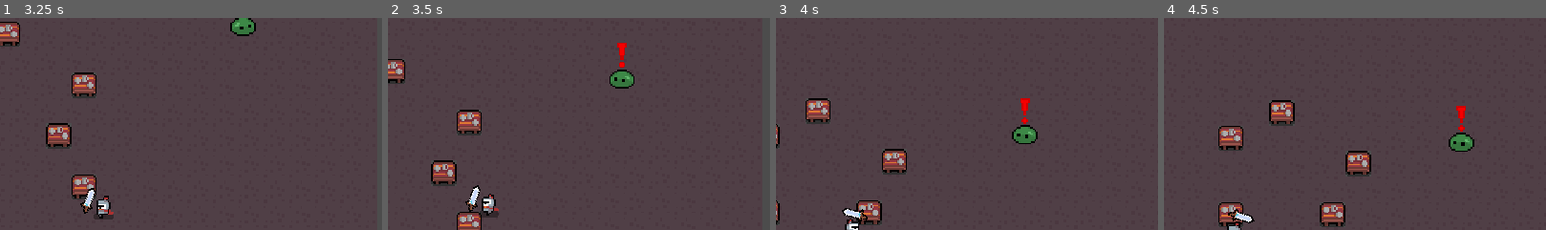
Above: before the commit, frames 1-4 (left to right).
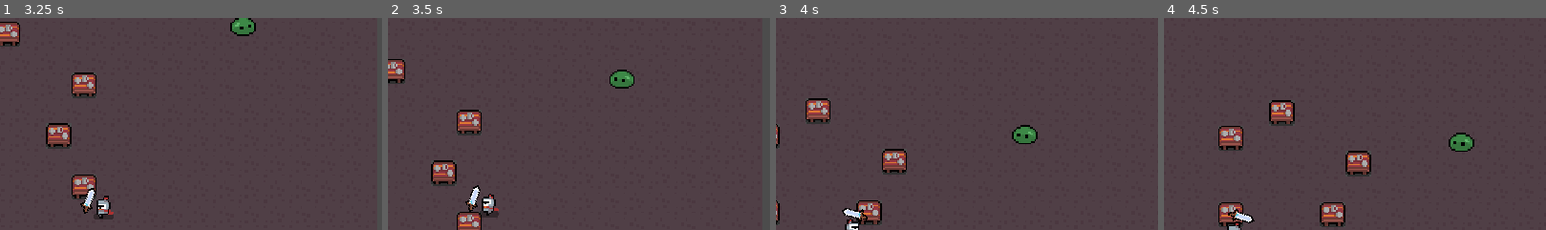
Above: after the commit, the same moments.

Repository: sinanjurequiem/betterblooket
Game: Godot game, scene res://testmain.tscn
The game is run twice, just before and just after one commit, with the same random seed, the same clock (stepped at 60 frames per second) and the same inputs.
Inputs (mouse positions are % of the whole screen's width and height, from its top left):
- Up to frame 1 (3.25 s): tap Enter at 0.5 s; move the mouse to (72, 46) at 0.52 s; hold Right (ui_right) 0.53-1.28 s; move the mouse to (30, 56) at 1.27 s; hold Down (ui_down) 1.28-2.03 s; move the mouse to (60, 28) at 2.02 s; hold Right (ui_right) 2.03-2.78 s; move the mouse to (45, 71) at 2.77 s; hold Up (ui_up) from 2.78 s (still down)
- Up to frame 2 (3.5 s): keep holding Up (ui_up)
- Up to frame 3 (4 s): move the mouse to (80, 66) at 3.52 s; release Up (ui_up) at 3.53 s; hold Left (ui_left) from 3.53 s (still down)
- Up to frame 4 (4.5 s): keep holding Left (ui_left); move the mouse to (20, 35) at 4.27 s
The pictures show only the part of the screen within x 37-87%, y 0-50%; the shares and areas given below are measured in that part.

Frame 1 is identical in both runs. In frame 2, 0.2% of the frame differs, in the area x 60-63%, y 11-24%; in frame 3, 0.2%, in the area x 64-67%, y 37-50%; in frame 4, 0.2%.

Commit message:
base for converting code to c#

Diff:
--- a/Characters/Enemies/Enemy.gd
+++ b/Characters/Enemies/Enemy.gd
@@ -27,4 +27,4 @@
 			animated_sprite.flip_h = true
 
 func _on_PathTimer_timeout() -> void:
-	path = navigation.get_simple_path(global_position, player.position)
+	path = navigation.get_simple_path(global_position, player.position) #deprecated soon
--- a/Characters/Enemies/Enemy.tscn
+++ b/Characters/Enemies/Enemy.tscn
@@ -34,6 +34,18 @@
 resource_name = "idle"
 length = 0.5
 loop = true
+tracks/0/type = "value"
+tracks/0/path = NodePath("AlertIcon:visible")
+tracks/0/interp = 1
+tracks/0/loop_wrap = true
+tracks/0/imported = false
+tracks/0/enabled = true
+tracks/0/keys = {
+"times": PoolRealArray( 0 ),
+"transitions": PoolRealArray( 1 ),
+"update": 1,
+"values": [ false ]
+}
 
 [node name="Enemy" instance=ExtResource( 1 )]
 collision_layer = 4
--- a/Characters/Enemies/Slimes/Base Slime/BaseSlime.tscn
+++ b/Characters/Enemies/Slimes/Base Slime/BaseSlime.tscn
@@ -74,6 +74,7 @@
 [sub_resource type="Animation" id=17]
 resource_name = "alert"
 length = 0.25
+step = 0.05
 tracks/0/type = "value"
 tracks/0/path = NodePath("AlertIcon:visible")
 tracks/0/interp = 1
@@ -81,10 +82,10 @@
 tracks/0/imported = false
 tracks/0/enabled = true
 tracks/0/keys = {
-"times": PoolRealArray( 0, 0.2 ),
-"transitions": PoolRealArray( 1, 1 ),
+"times": PoolRealArray( 0, 0.2, 0.25 ),
+"transitions": PoolRealArray( 1, 1, 1 ),
 "update": 1,
-"values": [ true, false ]
+"values": [ true, false, false ]
 }
 
 [sub_resource type="Animation" id=15]
@@ -102,6 +103,18 @@
 "transitions": PoolRealArray( 1, 1, 1, 1, 1, 1 ),
 "update": 1,
 "values": [ 0, 1, 2, 3, 4, 5 ]
+}
+tracks/1/type = "value"
+tracks/1/path = NodePath("AlertIcon:visible")
+tracks/1/interp = 1
+tracks/1/loop_wrap = true
+tracks/1/imported = false
+tracks/1/enabled = true
+tracks/1/keys = {
+"times": PoolRealArray( 0 ),
+"transitions": PoolRealArray( 1 ),
+"update": 1,
+"values": [ false ]
 }
 
 [sub_resource type="CircleShape2D" id=16]
@@ -133,6 +146,7 @@
 shape = SubResource( 16 )
 
 [node name="AlertIcon" type="Sprite" parent="." index="6"]
+visible = false
 position = Vector2( 0, -14 )
 texture = ExtResource( 5 )
 
--- a/Characters/Enemies/Slimes/SlimeSM.gd
+++ b/Characters/Enemies/Slimes/SlimeSM.gd
@@ -20,6 +20,9 @@
 		animation_player.play("alert")
 		yield(get_tree().create_timer(0.25), "timeout")
 		set_state(states.chase)
+	elif state == states.idle:
+		if not animation_player.is_playing():
+			animation_player.play("idle")
 
 func _get_transition(delta):
 	return null
--- a/project.godot
+++ b/project.godot
@@ -117,6 +117,10 @@
 2d_physics/layer_2="player"
 2d_physics/layer_3="enemy"
 
+[mono]
+
+project/assembly_name="betterblooket"
+
 [physics]
 
 common/enable_pause_aware_picking=true
Not shown, added: .mono/assemblies/Debug/GodotSharp.xml
Not shown, added: .mono/assemblies/Debug/GodotSharpEditor.xml
Not shown, added: .mono/assemblies/Debug/api_hash_cache.cfg
Not shown, added: .mono/metadata/ide_messaging_meta.txt
Not shown, added: .mono/assemblies/Debug/GodotSharp.dll
Not shown, added: .mono/assemblies/Debug/GodotSharp.pdb
Not shown, added: .mono/assemblies/Debug/GodotSharpEditor.dll
Not shown, added: .mono/assemblies/Debug/GodotSharpEditor.pdb
